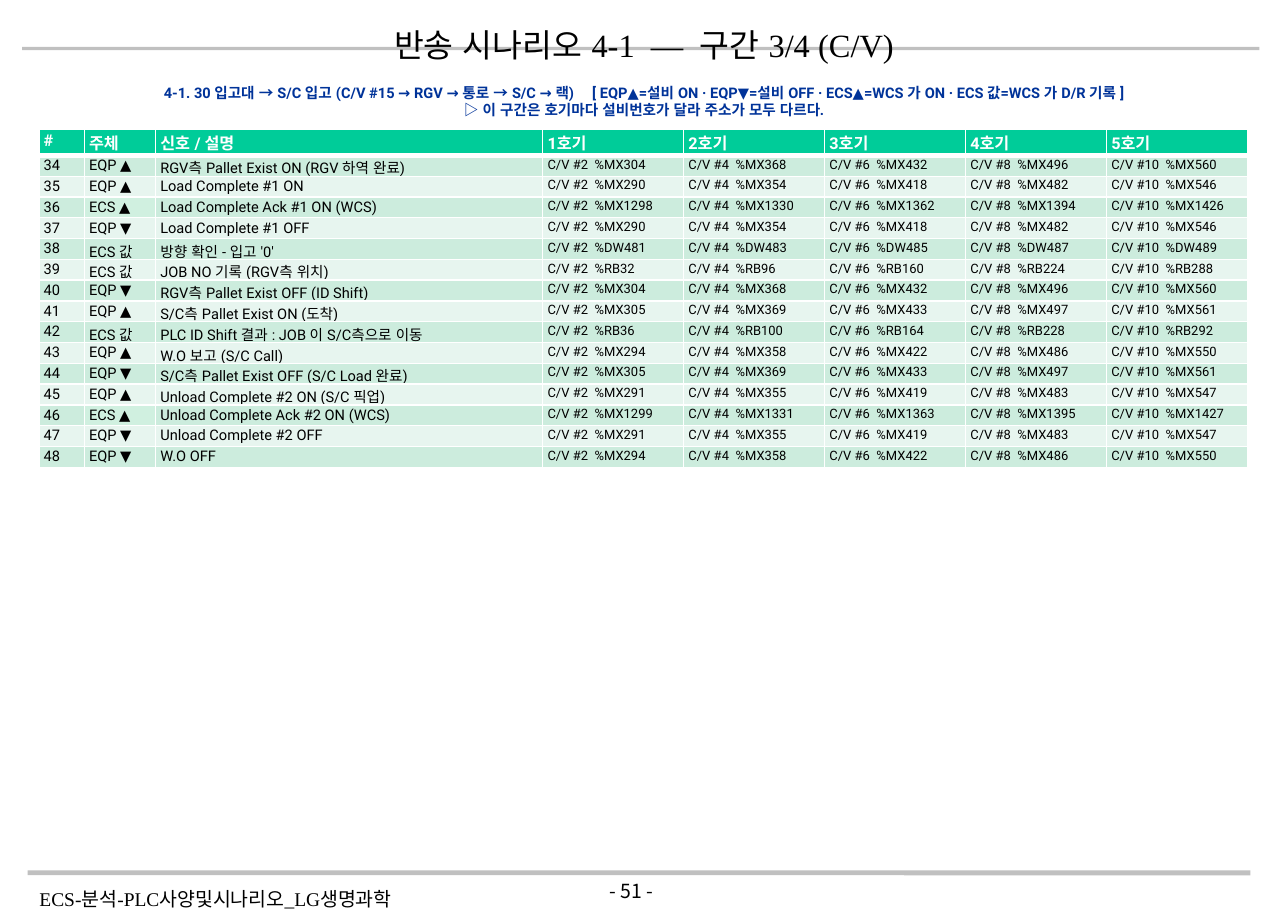
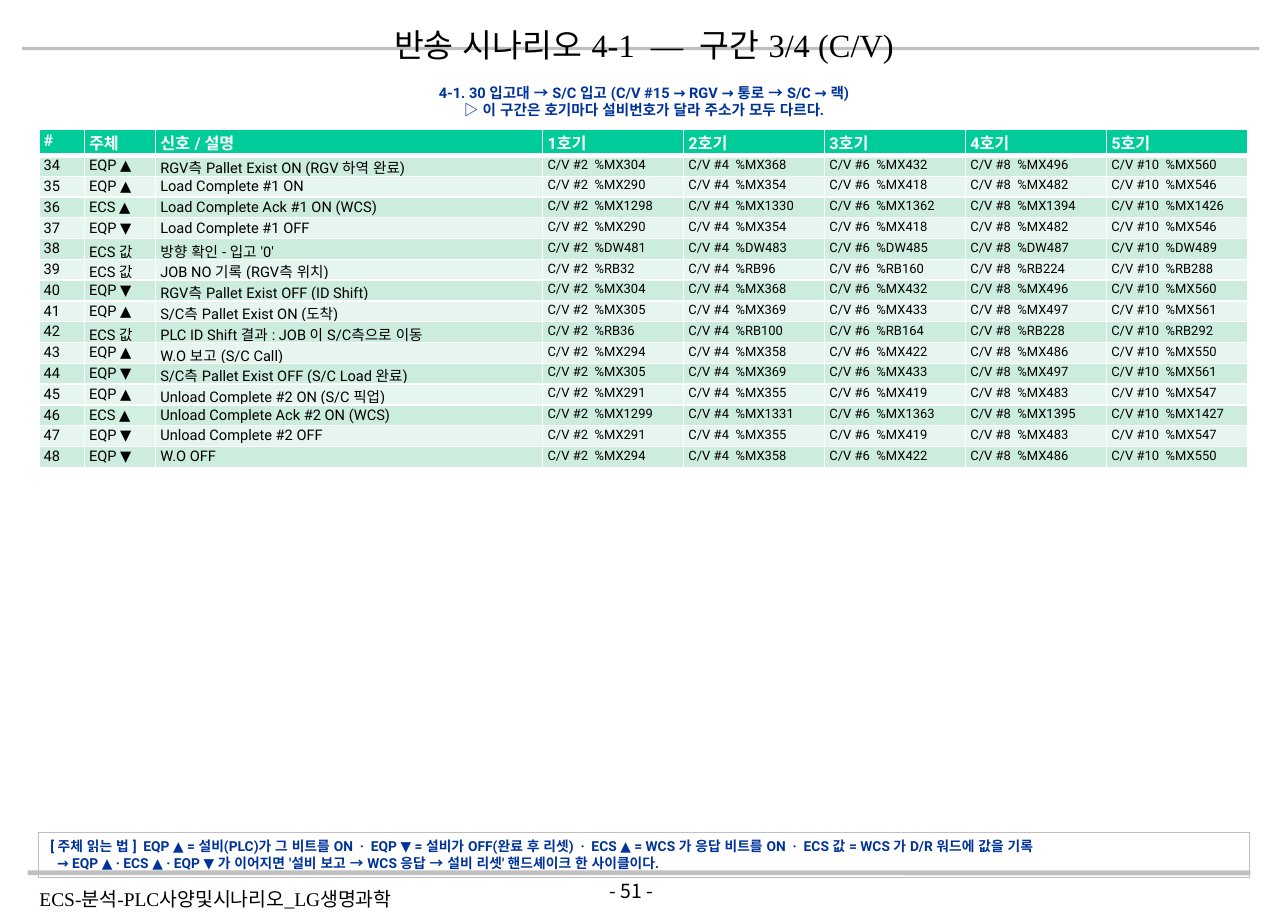
Before and after one commit to yeorijby-coder/LGLS_ALL, a slide deck: slide 51 of ECS-분석-PLC사양및시나리오_LG생명과학_V1.4_20260819.pptx. Drawn at 1288x923 pixels with LibreOffice and Linux fonts; fonts in the diff are those of the drawing; background and template pictures are left out. Boxes give left, top, right and bottom in pixels: in the first picture for what was removed or moved away, otherwise in the second. Text is boxed around its words. In the diff, an @@ line names an element or a change of style, - is before the commit and + after.

```diff
--- a/ECS-분석-PLC사양및시나리오_LG생명과학_V1.4_20260819.pptx
+++ b/ECS-분석-PLC사양및시나리오_LG생명과학_V1.4_20260819.pptx
@@ text "4-1. 30 입고대 → S/C ...": place and size @@
-text "4-1. 30 입고대 → S/C ..." at bbox=[164, 85, 1116, 117]
+text "4-1. 30 입고대 → S/C ..." at bbox=[439, 85, 850, 117]
@@ text at bbox=[439, 85, 850, 101]: text changed @@
-4-1. 30 입고대 → S/C 입고 (C/V #15 → RGV → 통로 → S/C → 랙) [ EQP▲=설비 ON · EQP▼=설비 OFF · ECS▲=WCS 가 ON · ECS 값=WCS 가 D/R 기록 ]
+4-1. 30 입고대 → S/C 입고 (C/V #15 → RGV → 통로 → S/C → 랙)
@@ rectangle added at bbox=[38, 833, 1250, 878], outline #C0C0C0 0.75 pt, 8.5 pt, text #003399, bold @@
+[ 주체 읽는 법 ] EQP ▲ = 설비(PLC)가 그 비트를 ON · EQP ▼ = 설비가 OFF(완료 후 리셋) · ECS ▲ = WCS 가 응답 비트를 ON · ECS 값 = WCS 가 D/R 워드에 값을 기록
+→ EQP ▲ · ECS ▲ · EQP ▼ 가 이어지면 '설비 보고 → WCS 응답 → 설비 리셋' 핸드셰이크 한 사이클이다.
```
Also in this commit, not shown: 23 other slides changed, 1 other file.
